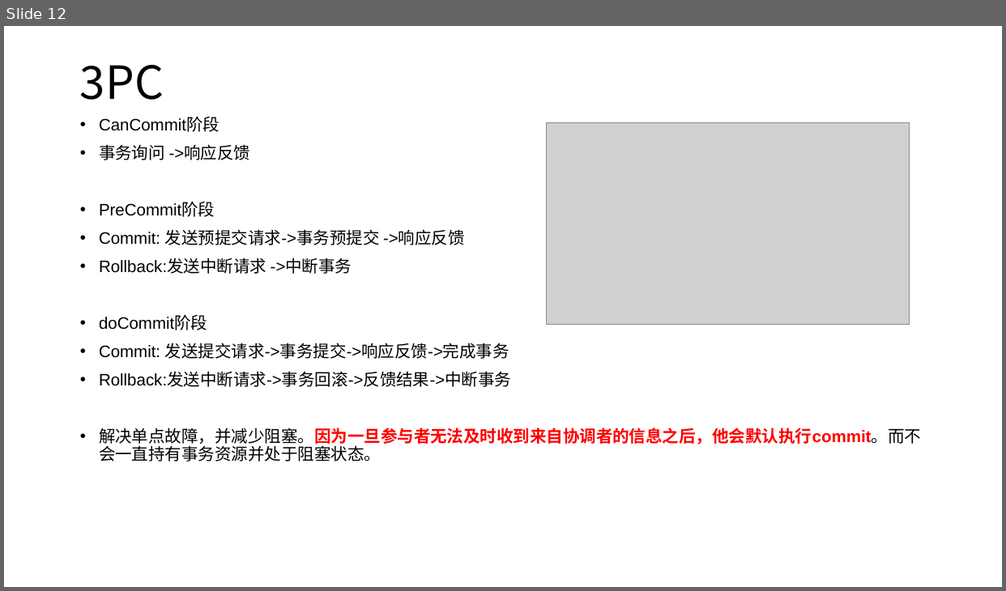
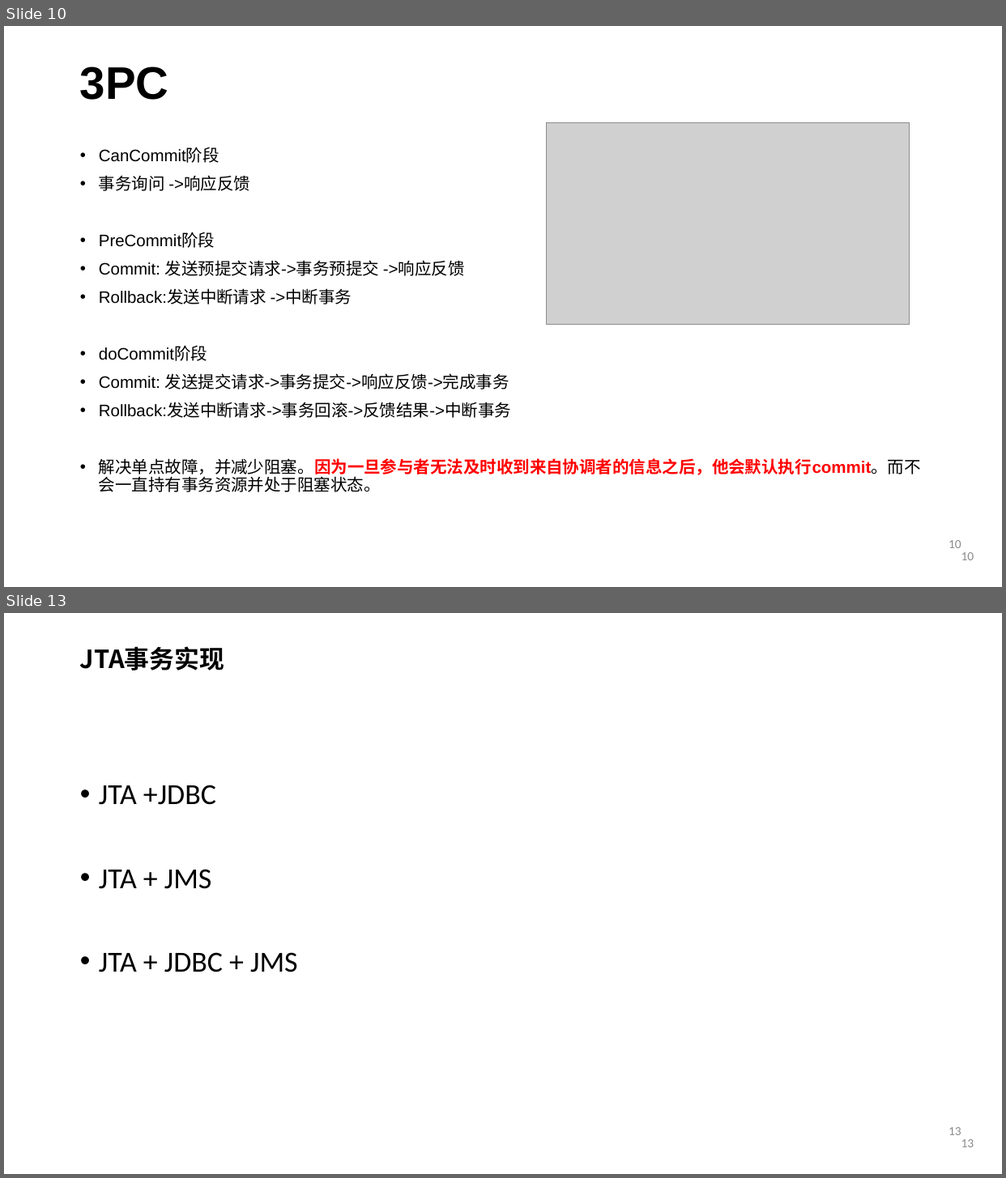
Before and after one commit to courage89/xa_presentation, a slide deck: 分布式事务.pptx. Shown one above the other, each under a label of ours: slide 12 before the commit, slides 10 and 13 after it; the slides between them are not shown. The pictures are 1006x591 and 1006x1178 pixels, drawn with LibreOffice and Linux fonts; fonts in the diff are those of the drawing; grey boxes stand for pictures; background and template pictures are left out. Boxes give left, top, right and bottom in pixels: in the first picture for what was removed or moved away, otherwise in the second. Text is boxed around its words. In the diff, an @@ line names an element or a change of style, - is before the commit and + after.

Commit message:
分布式事务ppt

```diff
--- a/分布式事务.pptx
+++ b/分布式事务.pptx
@@ slide 13 added at bbox=[4, 613, 1002, 1174], background picture (left out); not listed: 2 template elements that a slide beside it also shows @@
@@ title added at bbox=[80, 646, 224, 671], 24 pt, text #000000, bold @@
+JTA事务实现
@@ text added at bbox=[99, 785, 298, 973], 28 pt, text #000000 @@
+• JTA +JDBC
+• JTA + JMS
+• JTA + JDBC + JMS
@@ what was slide 12 is now slide 10 @@
@@ slide 10 changed as well @@
@@ title "3PC" at bbox=[80, 66, 169, 100]: font Noto Sans CJK SC to Arial, bold on; vertical alignment middle to top @@
@@ text "CanCommit阶段": place and size @@
-text "CanCommit阶段" at bbox=[99, 118, 921, 462]
+text "CanCommit阶段" at bbox=[99, 148, 921, 493]
@@ page number added at bbox=[948, 540, 961, 548], 12 pt, text #8C8C8C @@
+10
@@ page number added at bbox=[961, 552, 974, 561], 12 pt, text #8C8C8C @@
+10
```
Also in this commit, not shown: 11 other slides changed, 3 other slides added, 10 slides removed.
